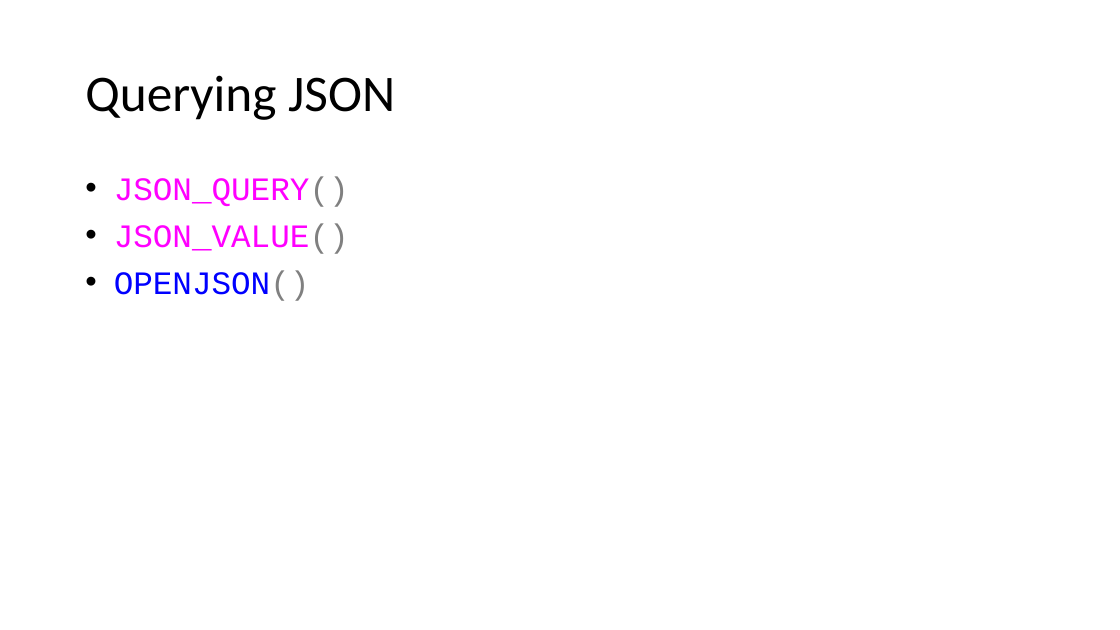
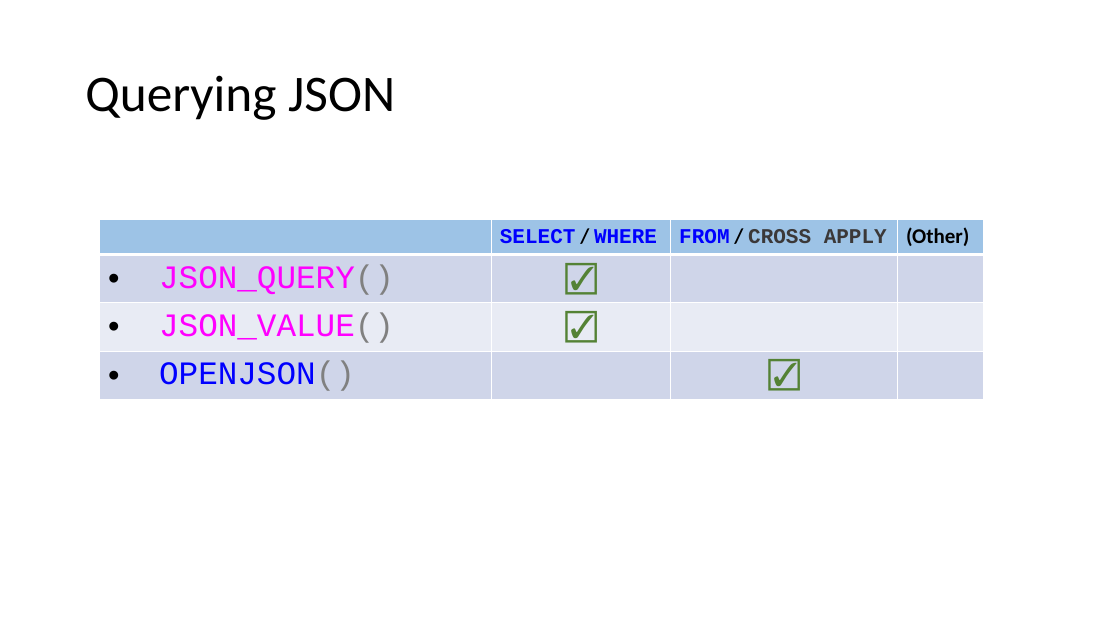
Before and after one commit to jbfoushee/MyPresentations, a slide deck: slide 40 of TSQL_JSON_Operators/TSQL_JSON_Operators.pptx (slide 39 before the commit). Drawn at 1120x630 pixels with LibreOffice and Linux fonts; fonts in the diff are those of the drawing. Boxes give left, top, right and bottom in pixels: in the first picture for what was removed or moved away, otherwise in the second. Text is boxed around its words. In the diff, an @@ line names an element or a change of style, - is before the commit and + after.

Commit message:
split JSON presentation

```diff
--- a/TSQL_JSON_Operators/TSQL_JSON_Operators.pptx
+++ b/TSQL_JSON_Operators/TSQL_JSON_Operators.pptx
@@ text removed at bbox=[114, 176, 349, 301] @@
-• JSON_QUERY()
-• JSON_VALUE()
-• OPENJSON()
@@ table added at bbox=[100, 219, 985, 397], 4 rows, 4 columns @@
+ | SELECT / WHERE | FROM / CROSS APPLY | (Other)
+JSON_QUERY() | ☑ |  | 
+JSON_VALUE() | ☑ |  | 
+OPENJSON() |  | ☑ | 
```
Also in this commit, not shown: 27 other slides changed, 5 slides added, 34 slides removed, 5 other files.
